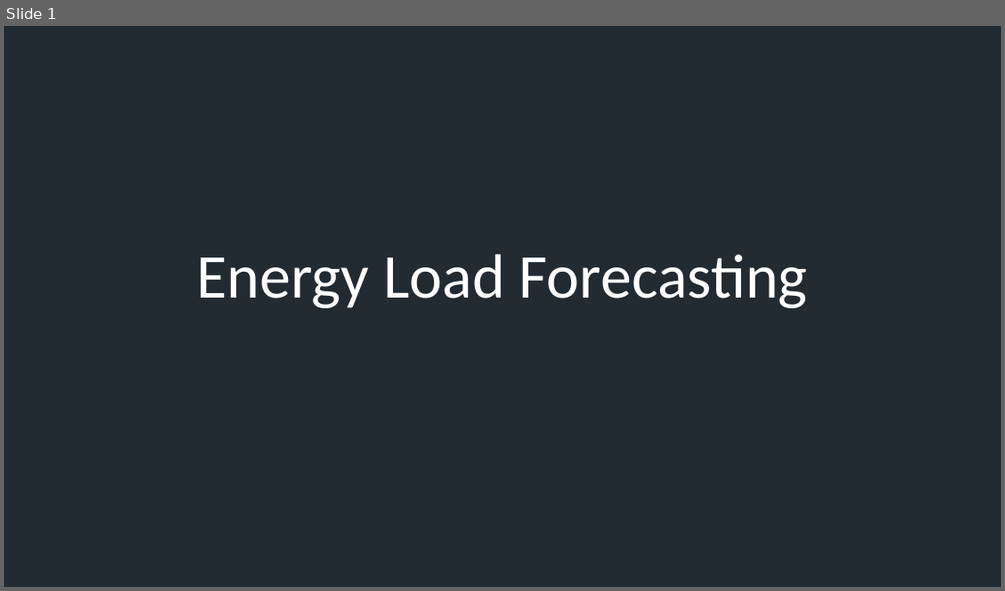
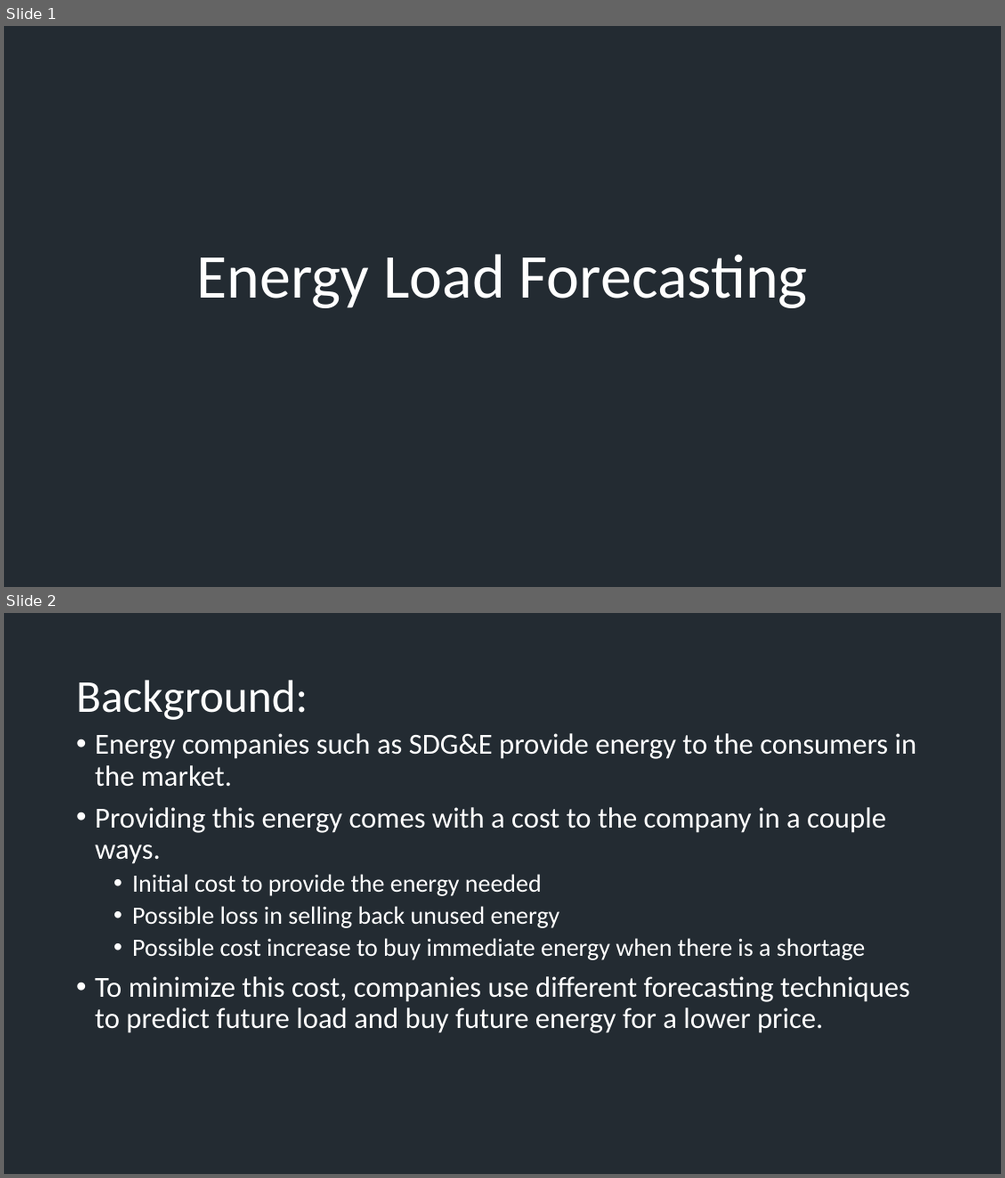
Before and after one commit to Matlickp/Energy_Load_Forecasting, a slide deck: Energy Load Forecasting Presentation.pptx. Shown one above the other, each under a label of ours: slide 1 before the commit, slides 1 and 2 after it. The pictures are 1005x591 and 1005x1178 pixels, drawn with LibreOffice and Linux fonts; fonts in the diff are those of the drawing; background and template pictures are left out. Boxes give left, top, right and bottom in pixels: in the first picture for what was removed or moved away, otherwise in the second. Text is boxed around its words. In the diff, an @@ line names an element or a change of style, - is before the commit and + after.

```diff
--- a/Energy Load Forecasting Presentation.pptx
+++ b/Energy Load Forecasting Presentation.pptx
@@ slide 2 added at bbox=[4, 613, 1001, 1174], background picture (left out) @@
@@ title added at bbox=[76, 680, 307, 720], 88 pt, text #FFFFFF @@
+Background:
@@ text added at bbox=[95, 733, 917, 1033], 56 pt, text #FFFFFF @@
+• Energy companies such as SDG&E provide energy to the consumers in the market.
+• Providing this energy comes with a cost to the company in a couple ways.
+  • Initial cost to provide the energy needed
+  • Possible loss in selling back unused energy
+  • Possible cost increase to buy immediate energy when there is a shortage
+• To minimize this cost, companies use different forecasting techniques to predict future load and buy future energy for a lower price.
```
Also in this commit, not shown: 10 other slides added, 5 slides removed, 2 other files.
